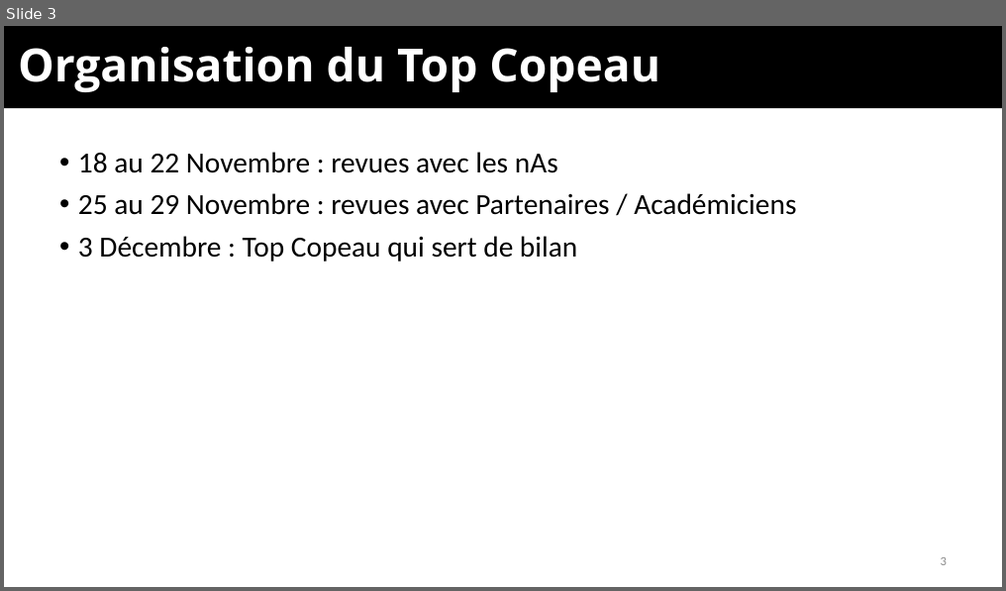
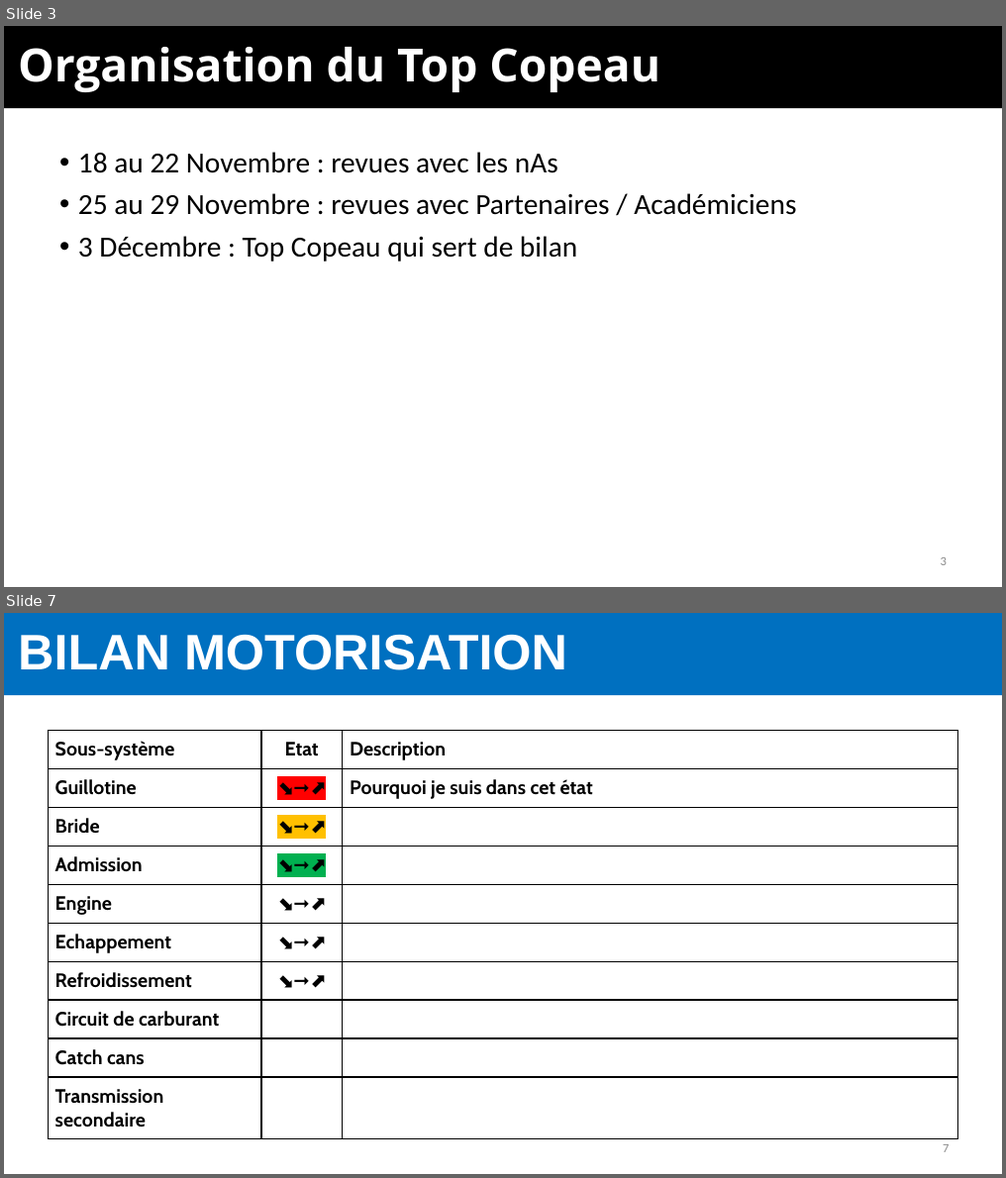
Before and after one commit to EOSCogniton/Ressources2020, a slide deck: DR_Direction/MG_Management/10_Point_Projet/2019_2020/2019 11 05.pptx. Shown one above the other, each under a label of ours: slide 3 before the commit, slides 3 and 7 after it; the slides between them are not shown. The pictures are 1006x591 and 1006x1178 pixels, drawn with LibreOffice and Linux fonts; fonts in the diff are those of the drawing; background and template pictures are left out. Boxes give left, top, right and bottom in pixels: in the first picture for what was removed or moved away, otherwise in the second. Text is boxed around its words. In the diff, an @@ line names an element or a change of style, - is before the commit and + after.

```diff
--- a/DR_Direction/MG_Management/10_Point_Projet/2019_2020/2019 11 05.pptx
+++ b/DR_Direction/MG_Management/10_Point_Projet/2019_2020/2019 11 05.pptx
@@ slide 7 added at bbox=[4, 613, 1002, 1174], background #FFFFFF @@
@@ rectangle added at bbox=[4, 613, 1002, 696], fill #0070C0 @@
@@ title added at bbox=[18, 634, 567, 670], 36 pt, text #FFFFFF, bold @@
+BILAN MOTORISATION
@@ table added at bbox=[48, 730, 958, 1136], 10 rows, 3 columns @@
+Sous-système | Etat | Description
+Guillotine | ⬊➞⬈ | Pourquoi je suis dans cet état
+Bride | ⬊➞⬈ | 
+Admission | ⬊➞⬈ | 
+Engine | ⬊➞⬈ | 
+Echappement | ⬊➞⬈ | 
+Refroidissement | ⬊➞⬈ | 
+Circuit de carburant |  | 
+Catch cans |  | 
+Transmission secondaire |  | 
@@ page number added at bbox=[943, 1145, 948, 1153], 9 pt, text #8C8C8C @@
+7
```
Also in this commit, not shown: 2 slides changed, 4 other slides added, 1 other file.
